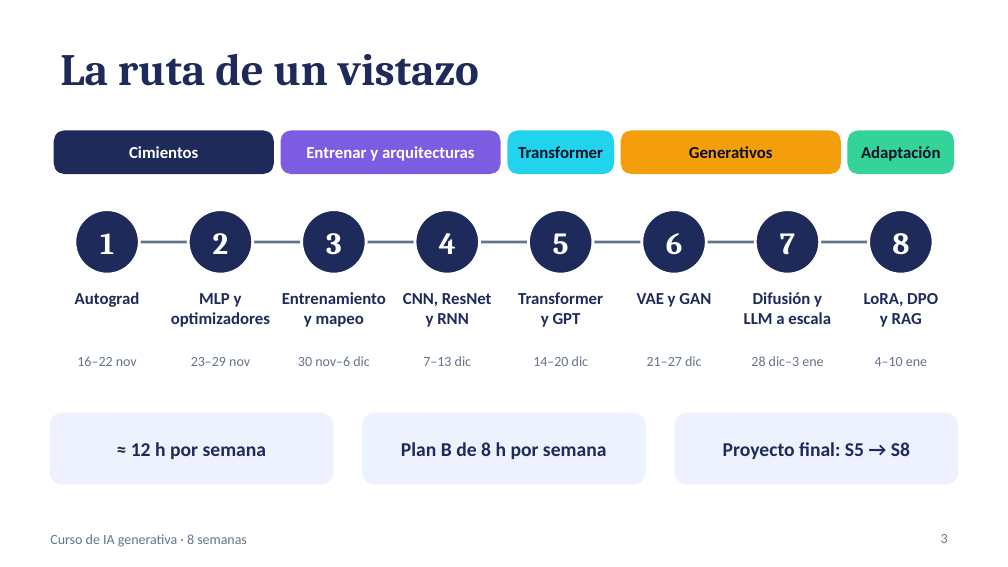
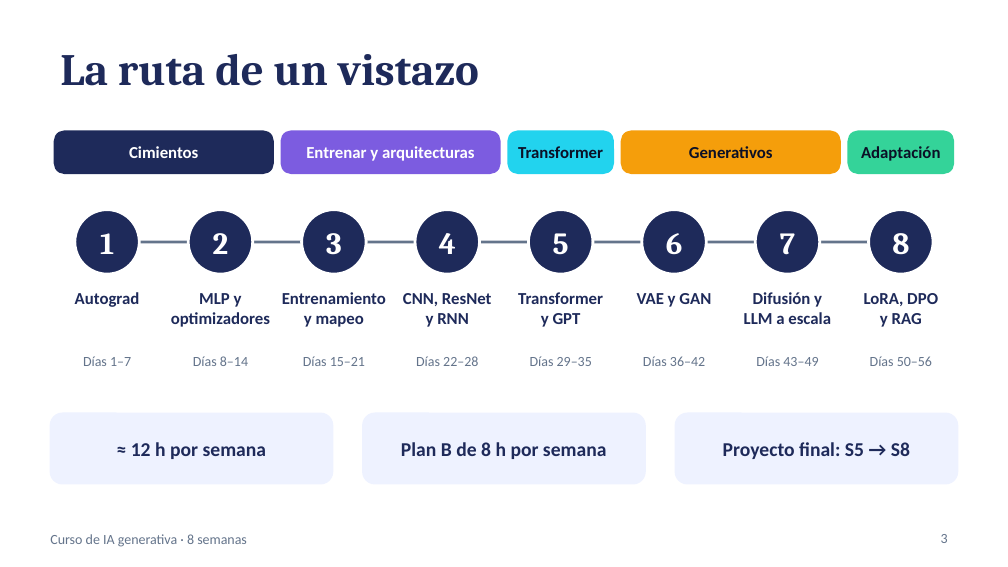
Before and after one commit to FX010/curso-ia-generativa, a slide deck: slide 3 of presentacion/Curso-IA-Generativa-8-semanas.pptx. Drawn at 1008x567 pixels with LibreOffice and Linux fonts; fonts in the diff are those of the drawing. Boxes give left, top, right and bottom in pixels: in the first picture for what was removed or moved away, otherwise in the second. Text is boxed around its words. In the diff, an @@ line names an element or a change of style, - is before the commit and + after.

```diff
--- a/presentacion/Curso-IA-Generativa-8-semanas.pptx
+++ b/presentacion/Curso-IA-Generativa-8-semanas.pptx
@@ text at (83, 356, 131, 366): text changed @@
-16–22 nov
+Días 1–7
@@ text at (193, 356, 248, 366): text changed @@
-23–29 nov
+Días 8–14
@@ text at (303, 356, 365, 366): text changed @@
-30 nov–6 dic
+Días 15–21
@@ text at (416, 356, 478, 366): text changed @@
-7–13 dic
+Días 22–28
@@ text at (530, 356, 592, 366): text changed @@
-14–20 dic
+Días 29–35
@@ text at (643, 356, 705, 366): text changed @@
-21–27 dic
+Días 36–42
@@ text at (756, 356, 818, 366): text changed @@
-28 dic–3 ene
+Días 43–49
@@ text at (870, 356, 932, 366): text changed @@
-4–10 ene
+Días 50–56
```
Also in this commit, not shown: 4 other slides changed, 11 other files.
